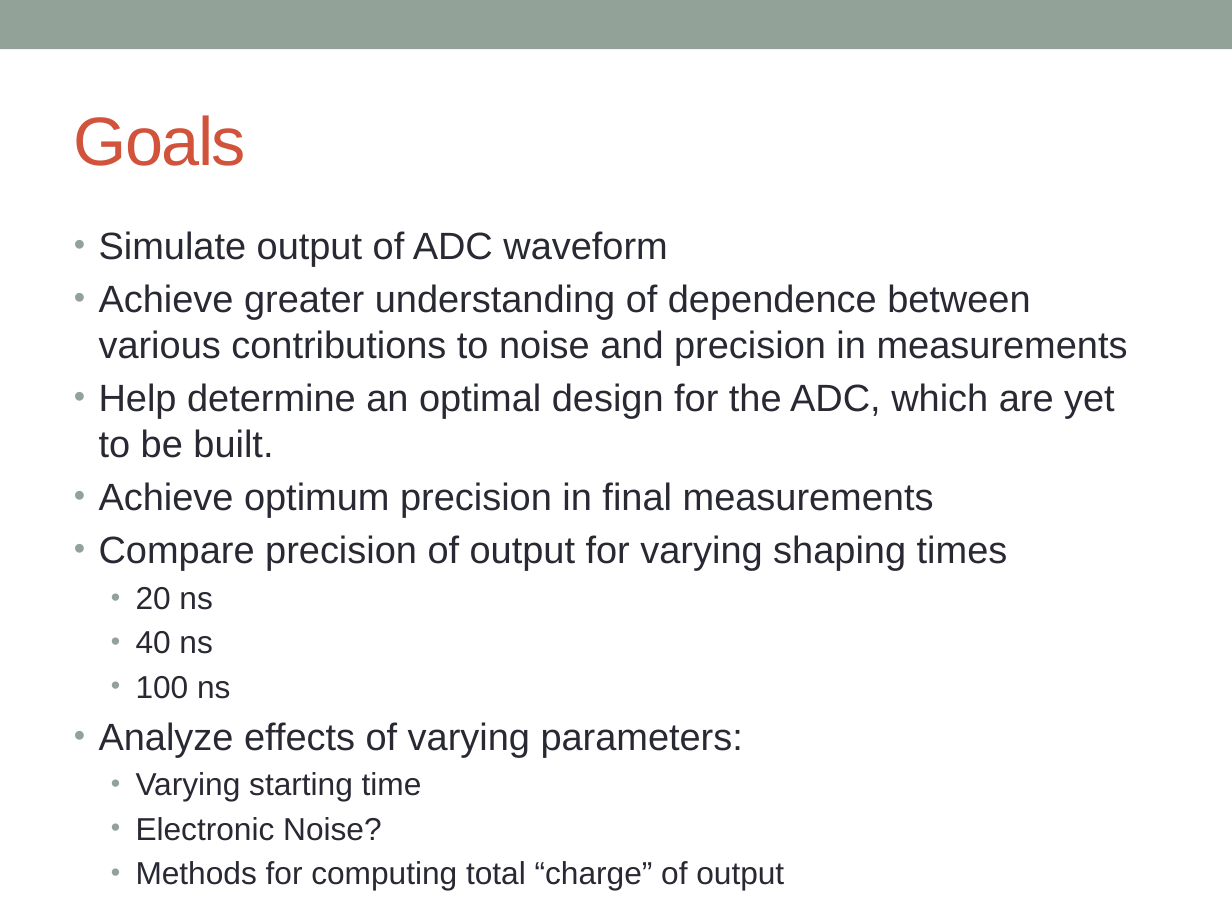
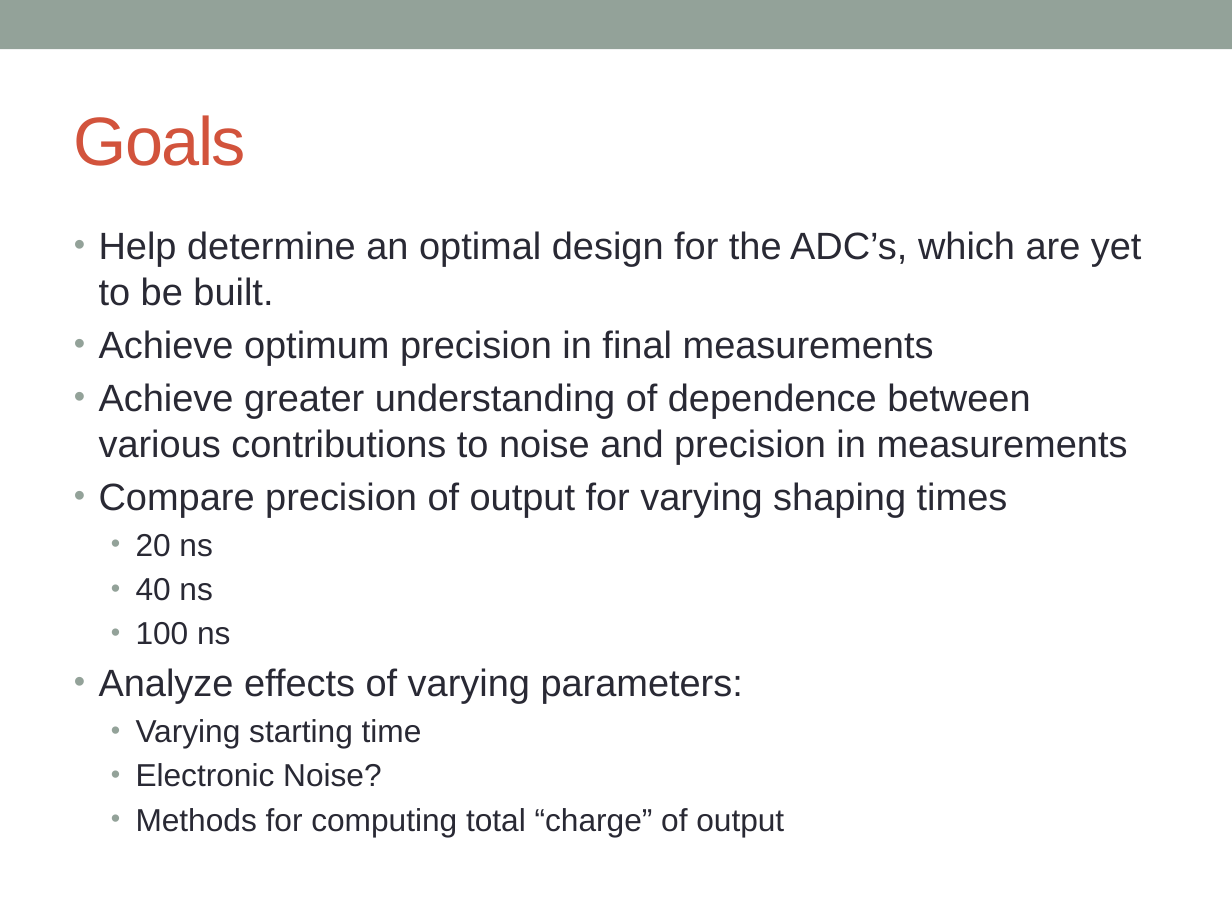
Before and after one commit to sethhirsh/Mu2e, a slide deck: slide 4 of Presentation2.pptx. Drawn at 1232x924 pixels with LibreOffice and Linux fonts; fonts in the diff are those of the drawing. Boxes give left, top, right and bottom in pixels: in the first picture for what was removed or moved away, otherwise in the second. Text is boxed around its words. In the diff, an @@ line names an element or a change of style, - is before the commit and + after.

```diff
--- a/Presentation2.pptx
+++ b/Presentation2.pptx
@@ text at (99, 231, 1142, 365): text changed @@
-• Simulate output of ADC waveform
+• Help determine an optimal design for the ADC’s, which are yet to be built.
+• Achieve optimum precision in final measurements
@@ text at (99, 383, 1115, 517): paragraphs removed @@
-• Help determine an optimal design for the ADC, which are yet to be built.
-• Achieve optimum precision in final measurements
```
Also in this commit, not shown: 7 other slides changed, 1 slide added, 21 other files.
